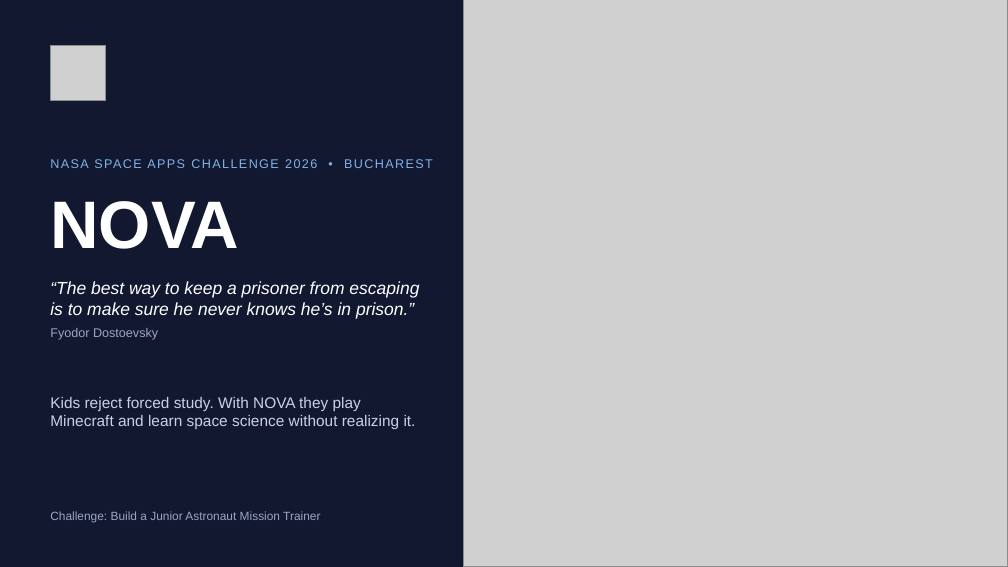
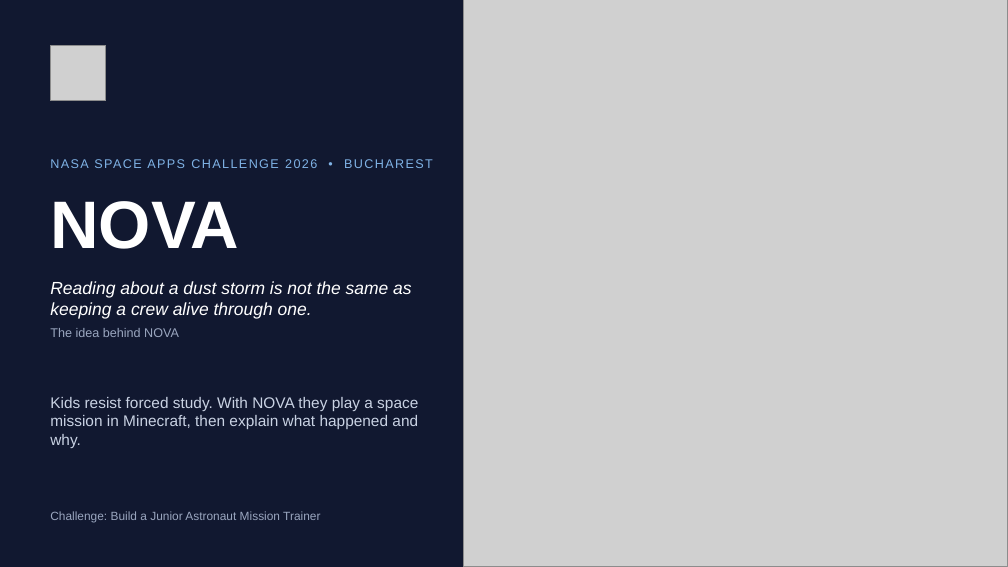
Before and after one commit to KawaseDev/Nimbus-Nova-MC, a slide deck: slide 1 of presentation/NOVA-Pitch-v2.pptx. Drawn at 1008x567 pixels with LibreOffice and Linux fonts; fonts in the diff are those of the drawing; grey boxes stand for pictures. Boxes give left, top, right and bottom in pixels: in the first picture for what was removed or moved away, otherwise in the second. Text is boxed around its words. In the diff, an @@ line names an element or a change of style, - is before the commit and + after.

```diff
--- a/presentation/NOVA-Pitch-v2.pptx
+++ b/presentation/NOVA-Pitch-v2.pptx
@@ text at (x1=50, y1=281, x2=411, y2=337): text changed @@
-“The best way to keep a prisoner from escaping is to make sure he never knows he’s in prison.”
-Fyodor Dostoevsky
+Reading about a dust storm is not the same as keeping a crew alive through one.
+The idea behind NOVA
@@ text at (x1=50, y1=397, x2=418, y2=448): text changed @@
-Kids reject forced study. With NOVA they play Minecraft and learn space science without realizing it.
+Kids resist forced study. With NOVA they play a space mission in Minecraft, then explain what happened and why.
```
Also in this commit, not shown: 1 other slide changed, 5 other files.
